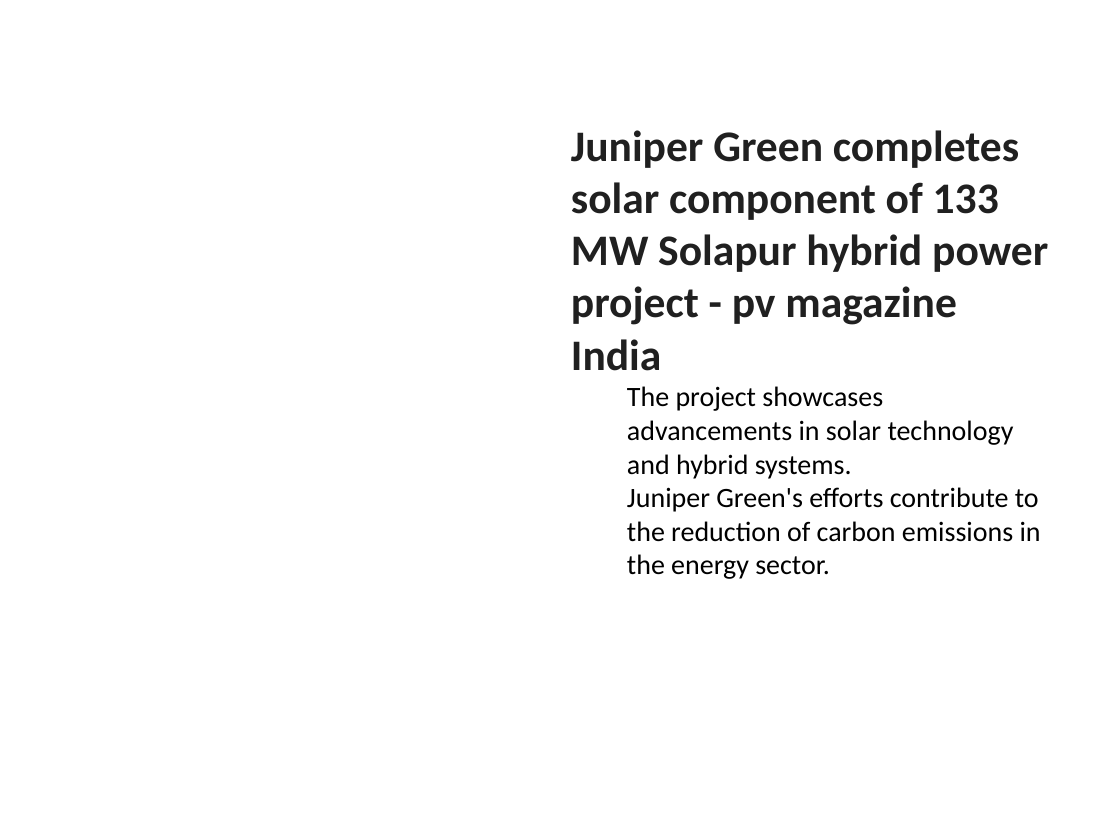
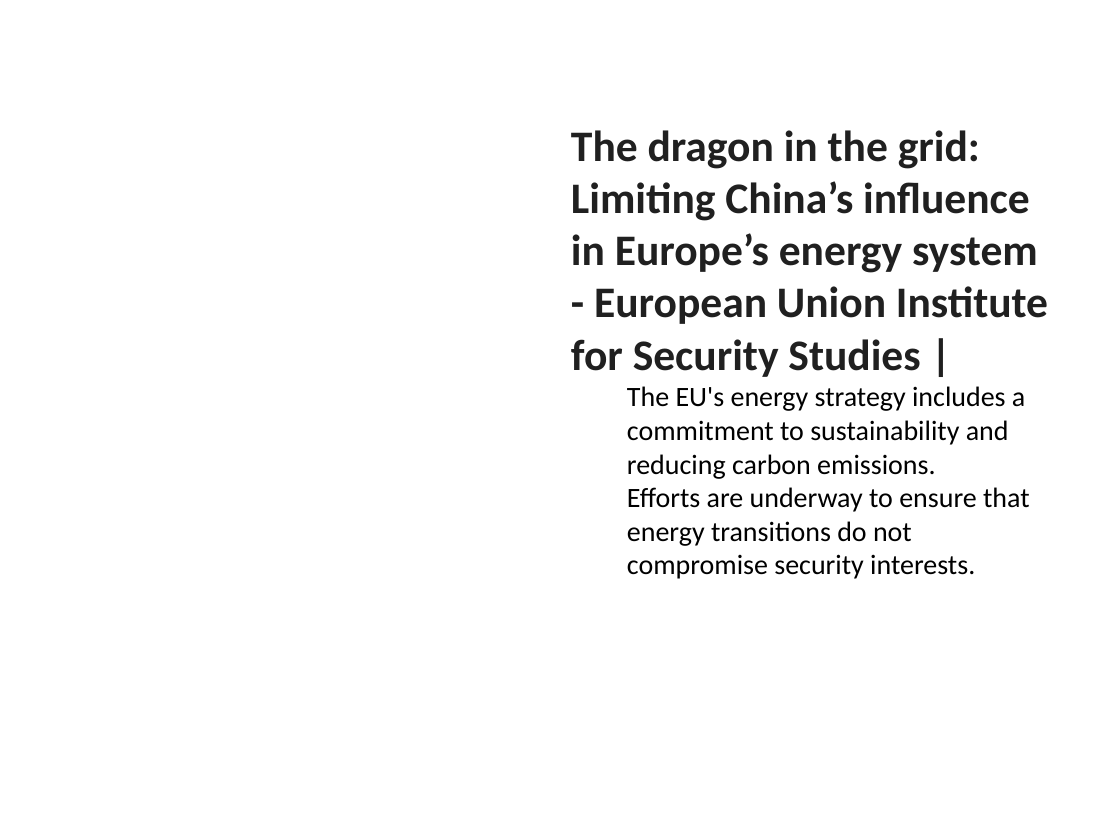
Before and after one commit to gauravsiemens1988/Linkedin-AI-Agent_Personal, a slide deck: slide 6 of drafts/linkedin_carousel.pptx. Drawn at 1120x840 pixels with LibreOffice and Linux fonts; fonts in the diff are those of the drawing. Boxes give left, top, right and bottom in pixels: in the first picture for what was removed or moved away, otherwise in the second. Text is boxed around its words. In the diff, an @@ line names an element or a change of style, - is before the commit and + after.

```diff
--- a/drafts/linkedin_carousel.pptx
+++ b/drafts/linkedin_carousel.pptx
@@ text at bbox=[571, 130, 1048, 579]: text changed @@
-Juniper Green completes solar component of 133 MW Solapur hybrid power project - pv magazine India
-  The project showcases advancements in solar technology and hybrid systems.
-  Juniper Green's efforts contribute to the reduction of carbon emissions in the energy sector.
+The dragon in the grid: Limiting China’s influence in Europe’s energy system - European Union Institute for Security Studies |
+  The EU's energy strategy includes a commitment to sustainability and reducing carbon emissions.
+  Efforts are underway to ensure that energy transitions do not compromise security interests.
```
Also in this commit, not shown: 1 other slide changed, 4 slides added, 4 slides removed, 1 other file.
